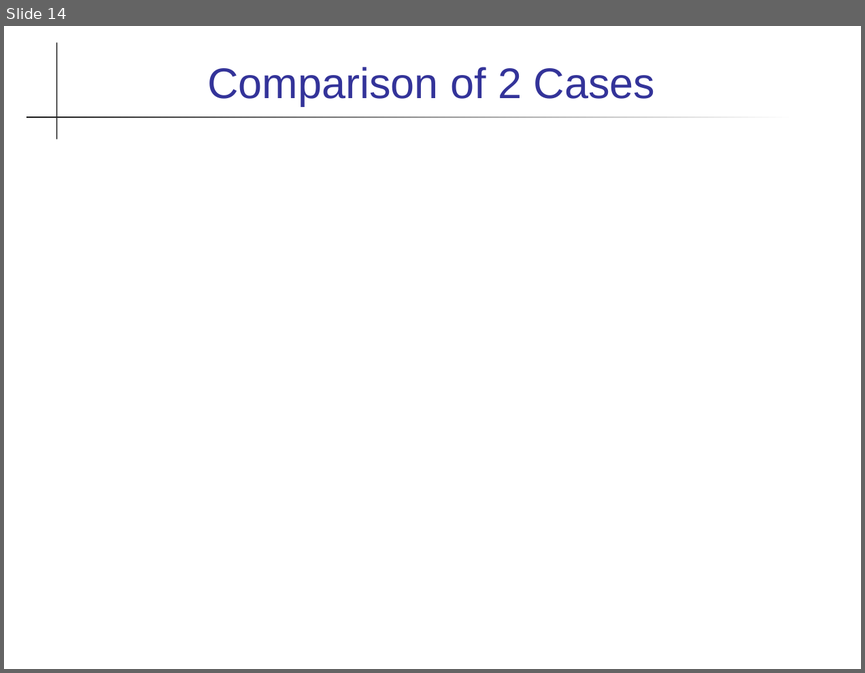
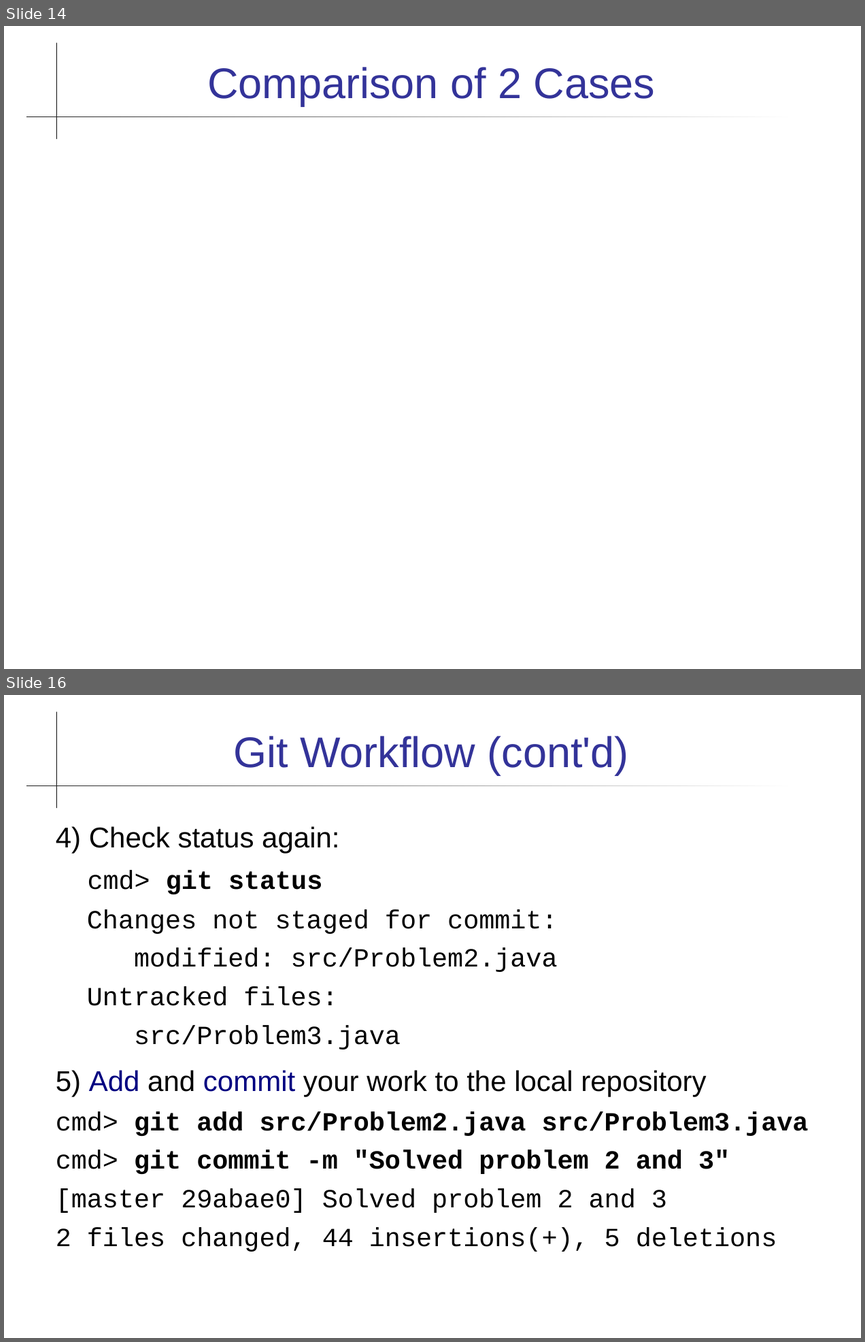
Before and after one commit to cpske/programming1, a slide deck: git/Using-Github.ppt. Shown one above the other, each under a label of ours: slide 14 before the commit, slides 14 and 16 after it; the slides between them are not shown. The pictures are 865x673 and 865x1342 pixels, drawn with LibreOffice and Linux fonts; fonts in the diff are those of the drawing. Boxes give left, top, right and bottom in pixels: in the first picture for what was removed or moved away, otherwise in the second. Text is boxed around its words. In the diff, an @@ line names an element or a change of style, - is before the commit and + after.

```diff
--- a/git/Using-Github.ppt
+++ b/git/Using-Github.ppt
@@ slide 16 added at [4,695,861,1338], background #FFFFFF; not listed: 2 template elements that a slide beside it also shows @@
@@ title added at [234,736,629,775], 36 pt, text #333399 @@
+Git Workflow (cont'd)
@@ text added at [56,826,808,1251], 22 pt, text #000000 @@
+4) Check status again:
+cmd> git status
+Changes not staged for commit:
+modified: src/Problem2.java
+Untracked files:
+src/Problem3.java
+5) Add and commit your work to the local repository
+cmd> git add src/Problem2.java src/Problem3.java
+cmd> git commit -m "Solved problem 2 and 3"
+[master 29abae0] Solved problem 2 and 3
+2 files changed, 44 insertions(+), 5 deletions
```
Also in this commit, not shown: 7 slides changed, 2 other slides added, 1 other file.
